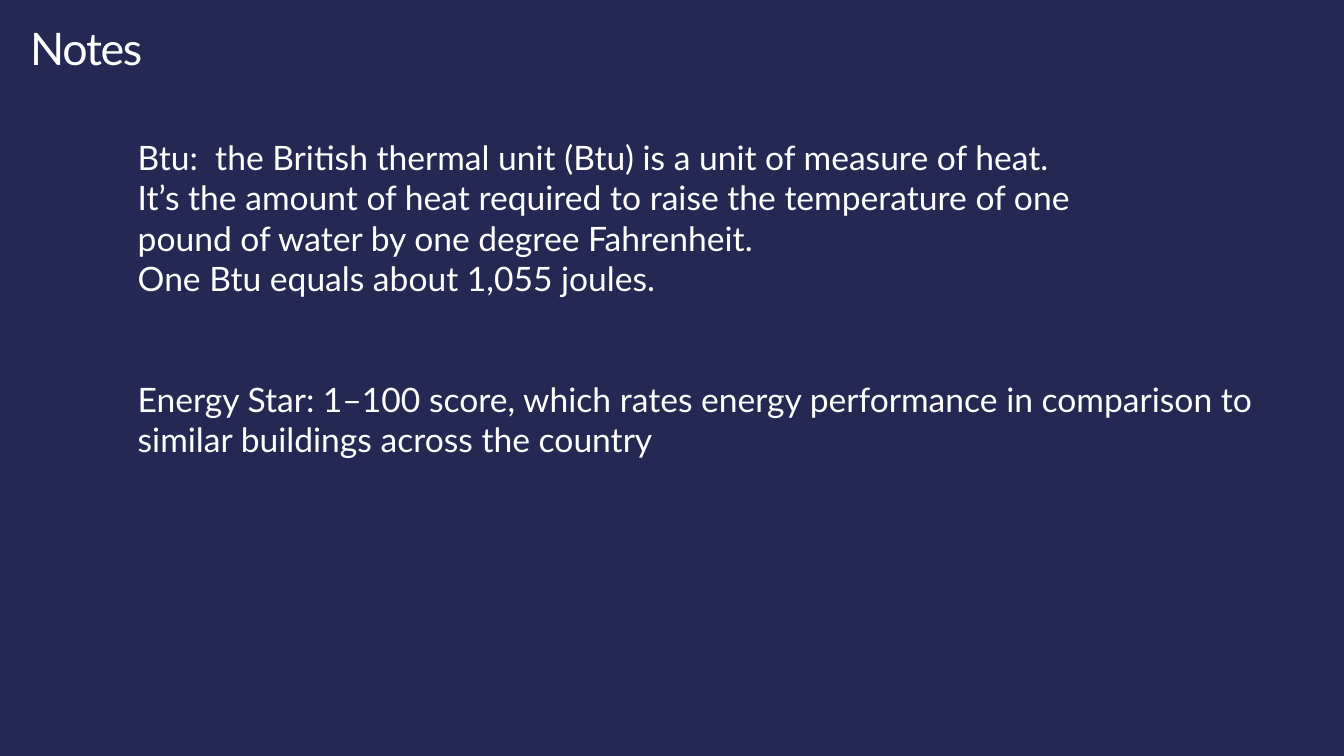
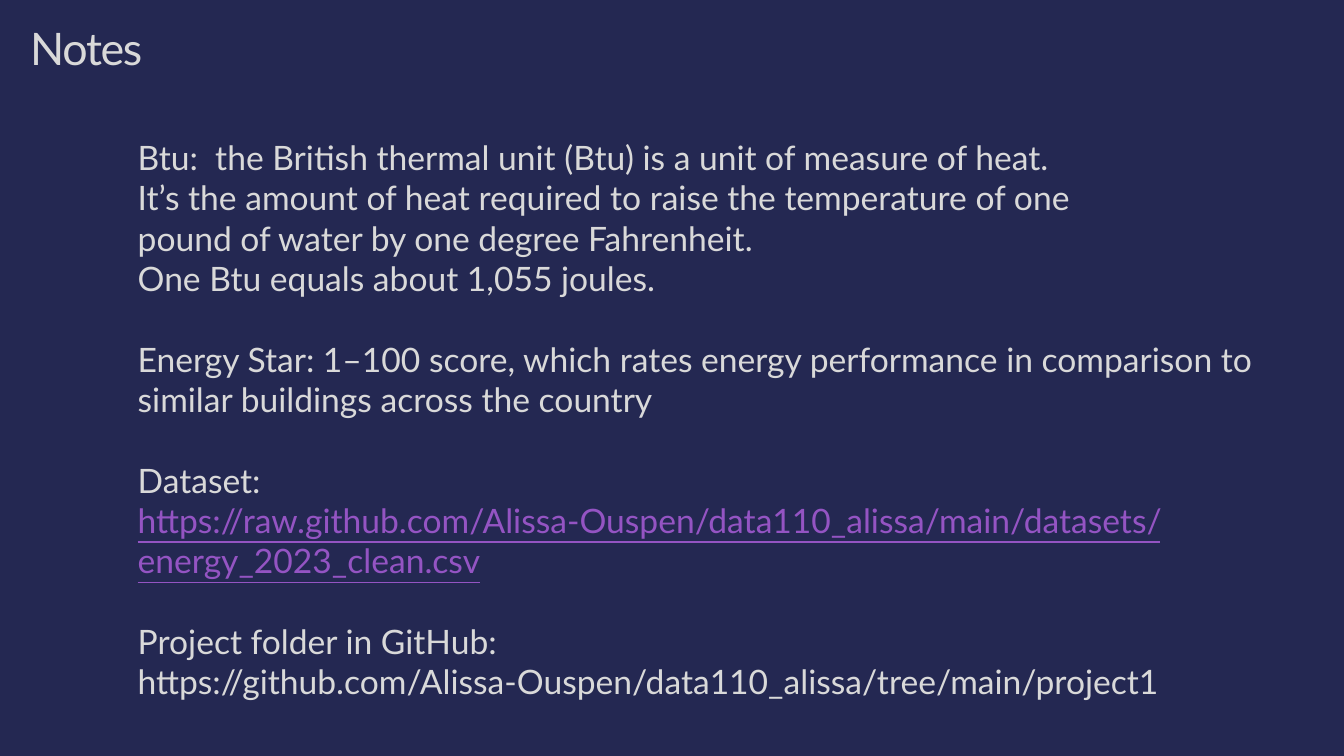
Before and after one commit to Alissa-Ouspen/data110_alissa, a slide deck: slide 15 of project1/Proj1_Present_Energy_Ouspenskaia.pptx. Drawn at 1344x756 pixels with LibreOffice and Linux fonts; fonts in the diff are those of the drawing. Boxes give left, top, right and bottom in pixels: in the first picture for what was removed or moved away, otherwise in the second. Text is boxed around its words. In the diff, an @@ line names an element or a change of style, - is before the commit and + after.

Commit message:
move pics to new folder

```diff
--- a/project1/Proj1_Present_Energy_Ouspenskaia.pptx
+++ b/project1/Proj1_Present_Energy_Ouspenskaia.pptx
@@ title "Notes" at box(30, 33, 142, 66): text colour #FFFFFF to #D9D9D9 @@
@@ text at box(138, 144, 1252, 418): text colour #FFFFFF to #D9D9D9 in "Btu: the British thermal unit (Btu) is ...", "It’s the amount of heat required to ...", "pound of water by one degree Fahrenheit.", "One Btu equals about 1,055 joules." and 1 more places @@
@@ text at box(138, 469, 1162, 700): paragraphs added @@
+Dataset: https://raw.github.com/Alissa-Ouspen/data110_alissa/main/datasets/energy_2023_clean.csv
+Project folder in GitHub:
+https://github.com/Alissa-Ouspen/data110_alissa/tree/main/project1
```
Also in this commit, not shown: 7 other slides changed, 11 other files.
